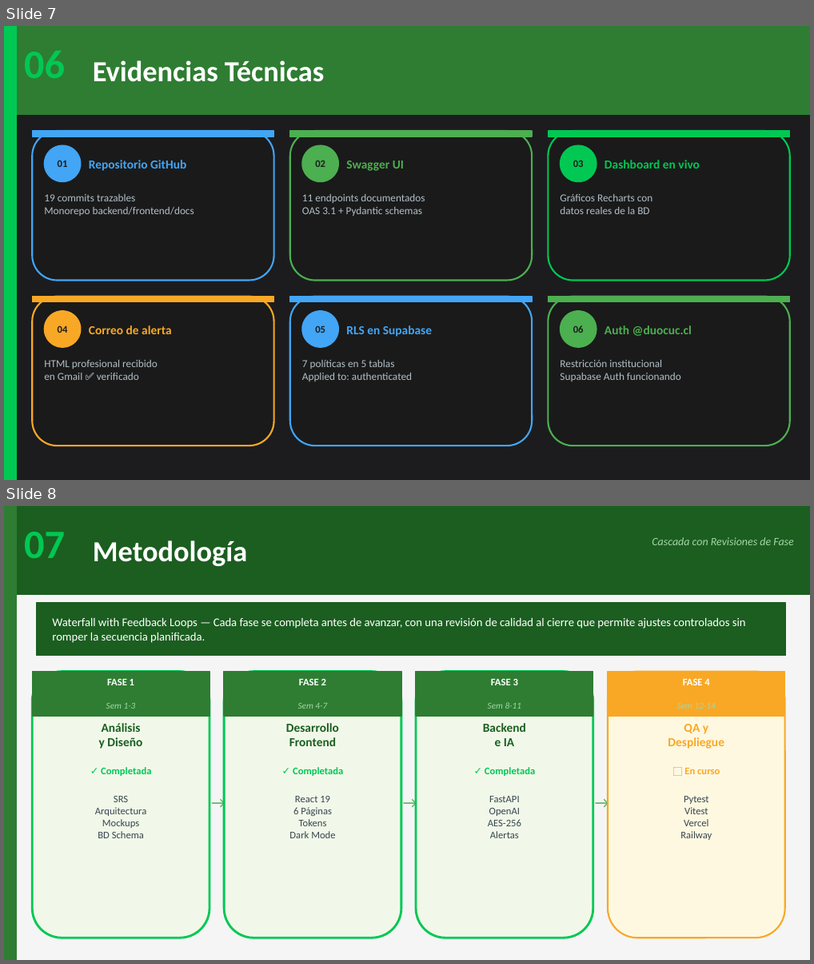
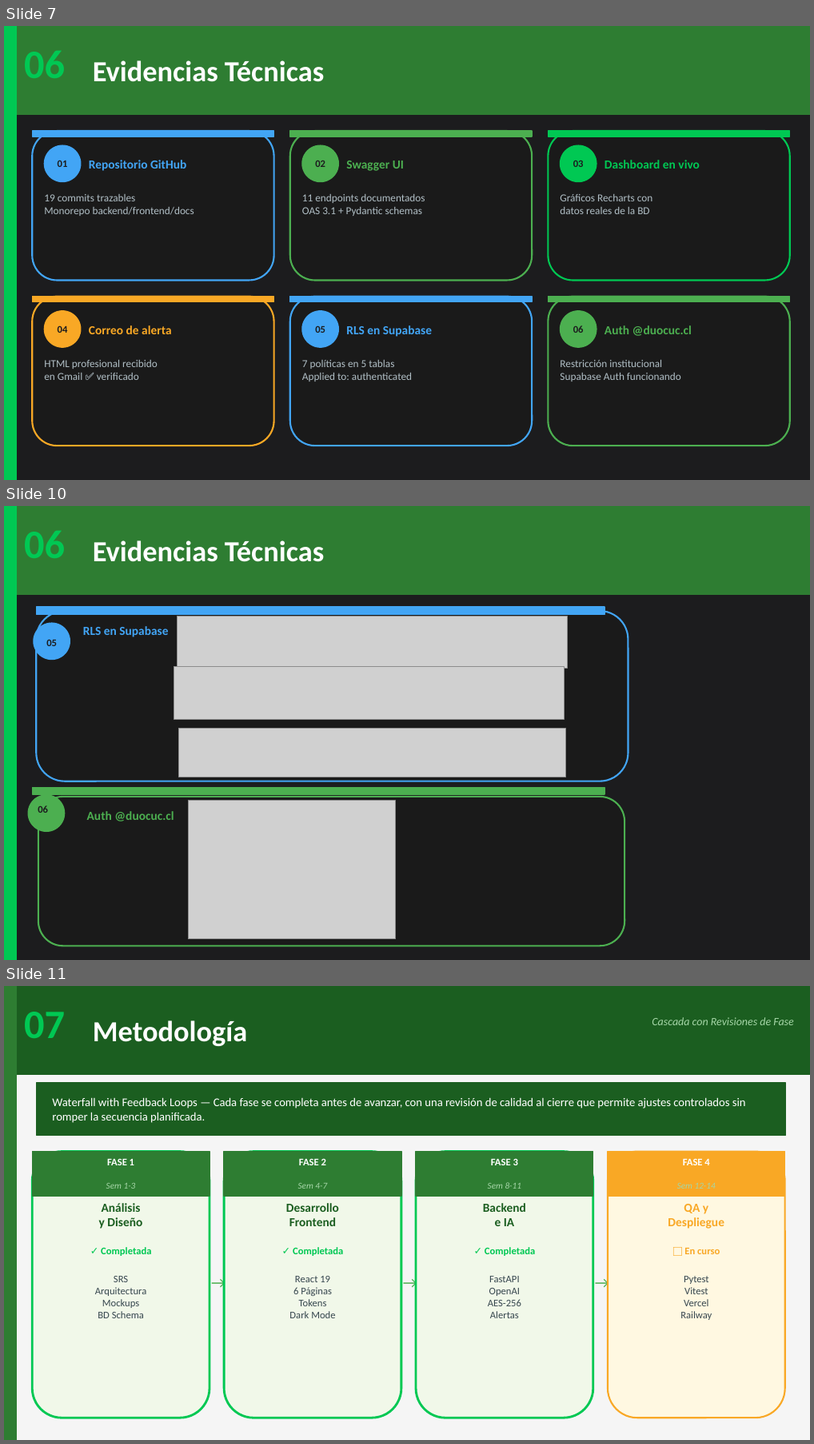
Before and after one commit to 19841980/MindCheck-AI-Capstone, a slide deck: docs/Fase2/Evidencias Proyecto/Tobar_Nataly_MindCheckAI_Presentacion_Capstone.pptx. Shown one above the other, each under a label of ours: slides 7 and 8 before the commit, slides 7, 10 and 11 after it; the slides between them are not shown. The pictures are 814x964 and 814x1444 pixels, drawn with LibreOffice and Linux fonts; fonts in the diff are those of the drawing; grey boxes stand for pictures. Boxes give left, top, right and bottom in pixels: in the first picture for what was removed or moved away, otherwise in the second. Text is boxed around its words. In the diff, an @@ line names an element or a change of style, - is before the commit and + after.

```diff
--- a/docs/Fase2/Evidencias Proyecto/Tobar_Nataly_MindCheckAI_Presentacion_Capstone.pptx
+++ b/docs/Fase2/Evidencias Proyecto/Tobar_Nataly_MindCheckAI_Presentacion_Capstone.pptx
@@ slide 10 added at bbox=[4, 506, 810, 960], background #1C1C1E @@
@@ rectangle added at bbox=[4, 506, 810, 595], fill #2E7D32, outline #2E7D32 1 pt @@
@@ rectangle added at bbox=[4, 506, 16, 959], fill #00C853, outline #00C853 1 pt @@
@@ text added at bbox=[93, 540, 324, 562], 26 pt, text #FFFFFF, bold @@
+Evidencias Técnicas
@@ ellipse added at bbox=[34, 623, 70, 660], fill #42A5F5, outline #42A5F5 1 pt @@
@@ rounded rectangle added at bbox=[36, 611, 628, 781], fill #1A1A1A, outline #42A5F5 1.5 pt, 11 pt, text #42A5F5, bold @@
+RLS en Supabase
@@ rectangle added at bbox=[36, 607, 605, 614], fill #42A5F5, outline #42A5F5 1 pt @@
@@ picture added at bbox=[178, 616, 568, 668] @@
@@ text added at bbox=[46, 639, 57, 646], 9 pt, text #1C1C1E, bold @@
+05
@@ picture added at bbox=[174, 667, 565, 719] @@
@@ picture added at bbox=[179, 728, 566, 778] @@
@@ rectangle added at bbox=[32, 788, 605, 794], fill #4CAF50, outline #4CAF50 1 pt @@
@@ ellipse added at bbox=[28, 795, 65, 831], fill #4CAF50, outline #4CAF50 1 pt @@
@@ rounded rectangle added at bbox=[38, 796, 625, 945], fill #1A1A1A, outline #4CAF50 1.5 pt, 11 pt, text #4CAF50, bold @@
+Auth @duocuc.cl
@@ text added at bbox=[38, 805, 48, 812], 9 pt, text #1C1C1E, bold @@
+06
@@ picture added at bbox=[188, 800, 395, 938] @@
@@ what was slide 8 is now slide 11 @@
```
Also in this commit, not shown: 3 slides changed, 2 other slides added, 21 other files.
